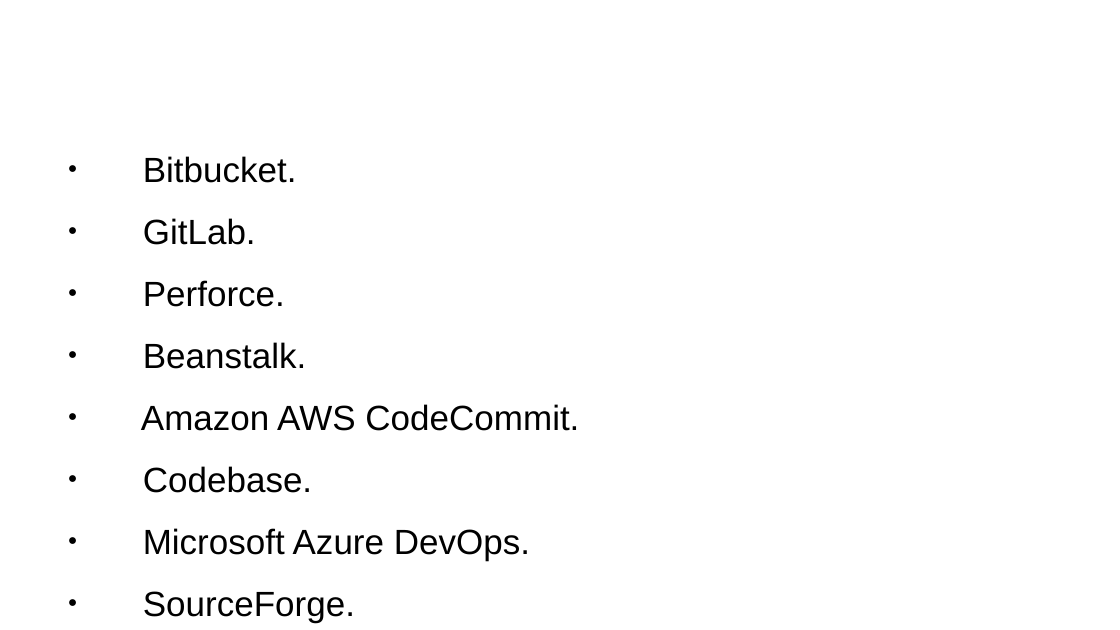
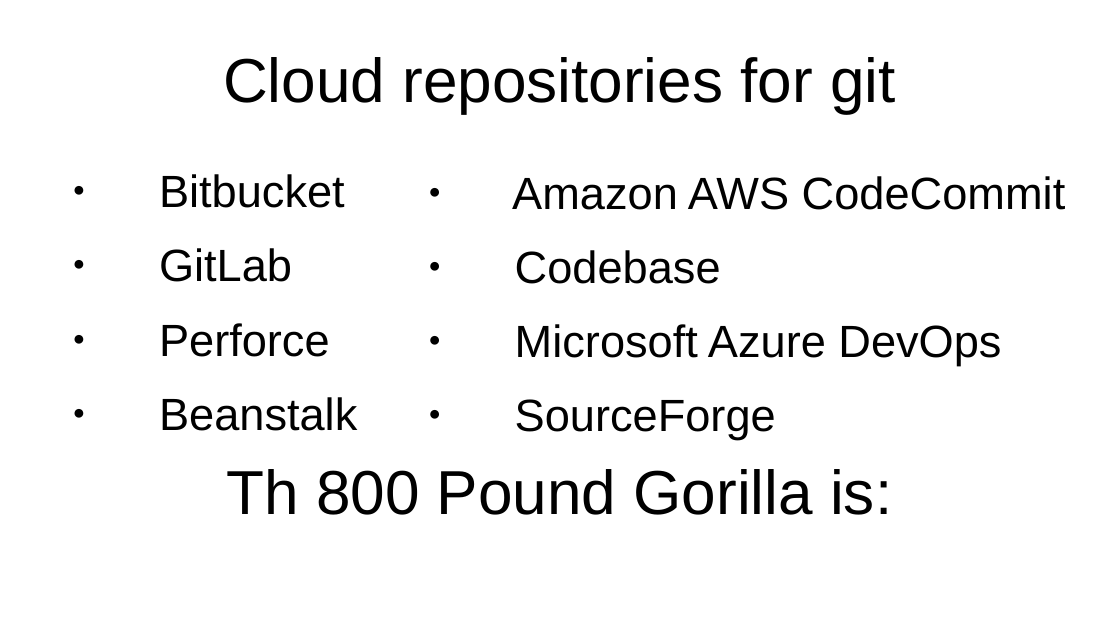
Before and after one commit to flintiii/TenStatementGit, a slide deck: slide 13 of vm_workshop_presentation.odp (slide 14 before the commit). Drawn at 1120x630 pixels with LibreOffice and Linux fonts; fonts in the diff are those of the drawing. Boxes give left, top, right and bottom in pixels: in the first picture for what was removed or moved away, otherwise in the second. Text is boxed around its words. In the diff, an @@ line names an element or a change of style, - is before the commit and + after.

```diff
--- a/vm_workshop_presentation.odp
+++ b/vm_workshop_presentation.odp
@@ title added at bbox=[223, 57, 896, 113], 44 pt, text #000000 @@
+Cloud repositories for git
@@ text added at bbox=[159, 174, 357, 431], 32 pt, text #000000 @@
+● Bitbucket
+● GitLab
+● Perforce
+● Beanstalk
@@ text at bbox=[512, 176, 1066, 440]: text changed; size 24.8 to 32 pt @@
-● Bitbucket.
-● GitLab.
-● Perforce.
-● Beanstalk.
-● Amazon AWS CodeCommit.
-● Codebase.
-● Microsoft Azure DevOps.
-● SourceForge.
+● Amazon AWS CodeCommit
+● Codebase
+● Microsoft Azure DevOps
+● SourceForge
@@ title added at bbox=[227, 469, 892, 515], 44 pt, text #000000 @@
+Th 800 Pound Gorilla is:
```
Also in this commit, not shown: 23 other slides changed, 5 slides added, 7 slides removed.
